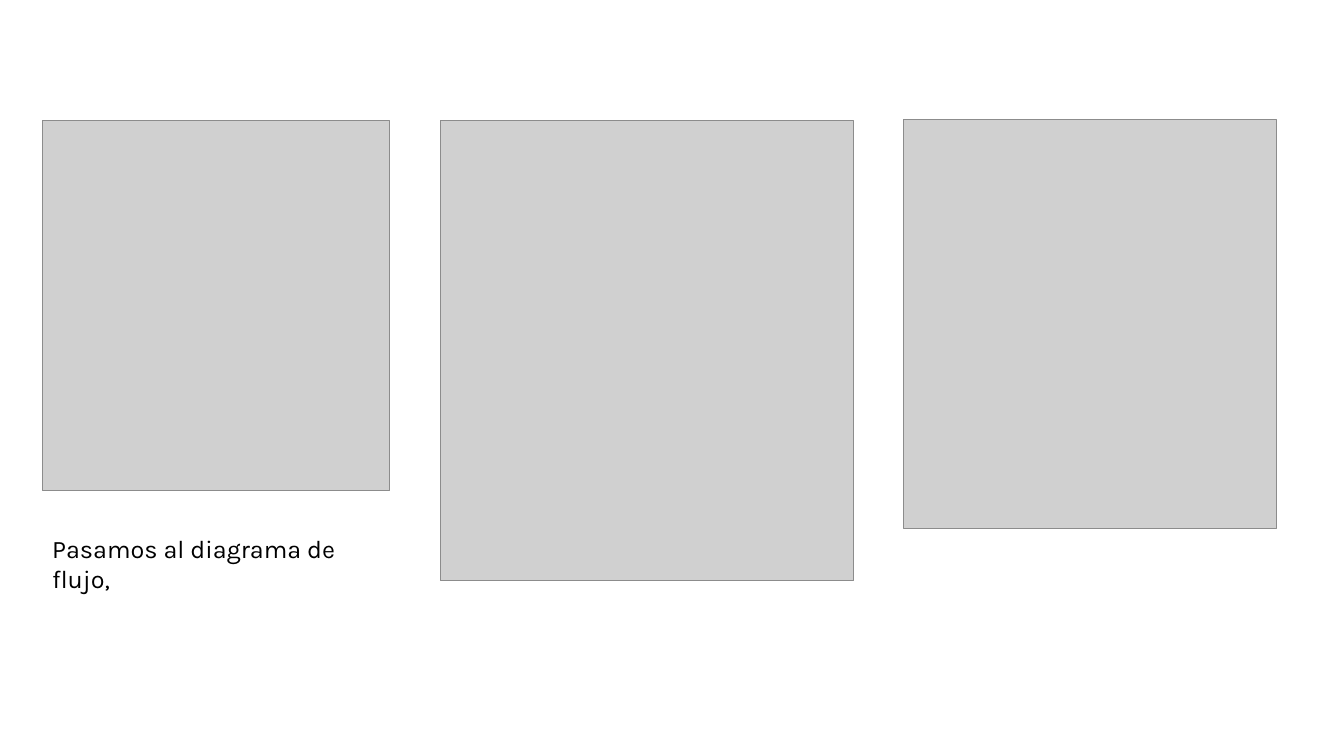
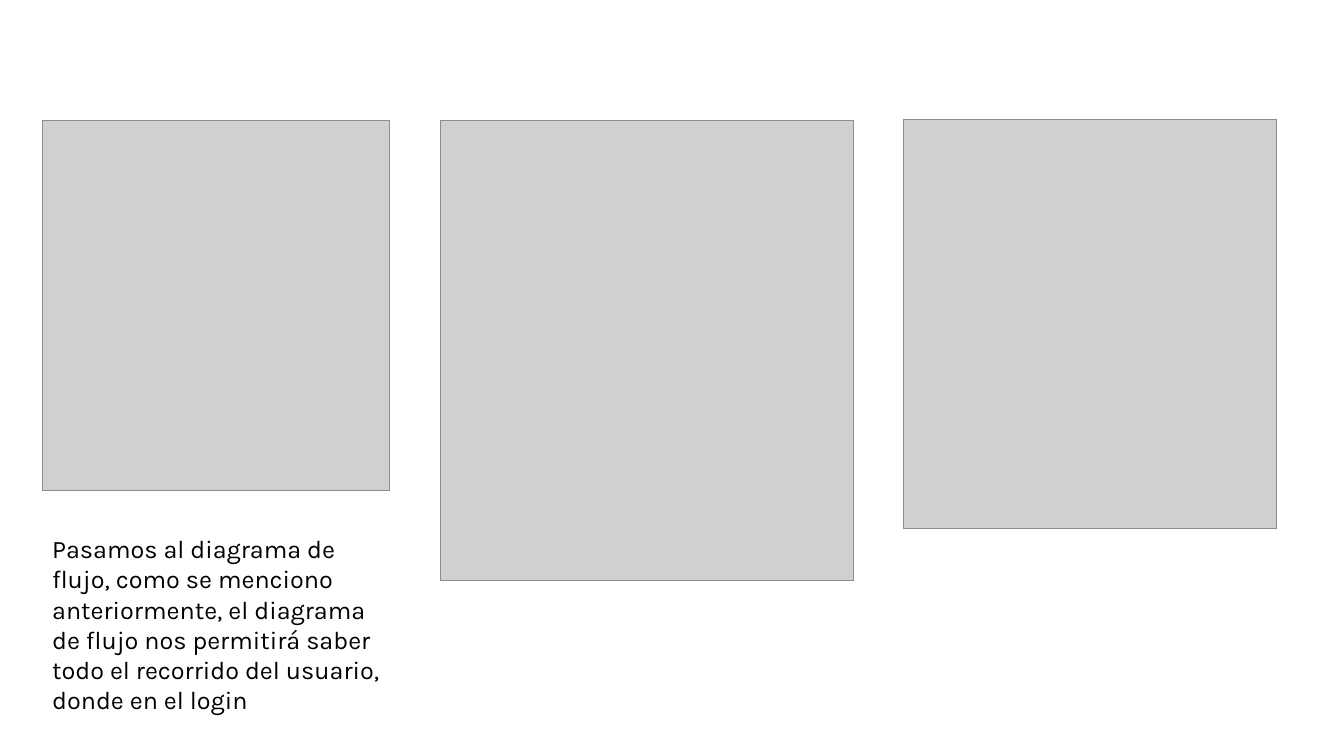
Before and after one commit to Guess2007/FUNDAMENTOS-DE-PROGRAMACION, a slide deck: slide 9 of Caso de la bodega.pptx. Drawn at 1344x756 pixels with LibreOffice and Linux fonts; fonts in the diff are those of the drawing; grey boxes stand for pictures. Boxes give left, top, right and bottom in pixels: in the first picture for what was removed or moved away, otherwise in the second. Text is boxed around its words. In the diff, an @@ line names an element or a change of style, - is before the commit and + after.

```diff
--- a/Caso de la bodega.pptx
+++ b/Caso de la bodega.pptx
@@ text at [52, 540, 379, 716]: text changed @@
-Pasamos al diagrama de flujo,
+Pasamos al diagrama de flujo, como se menciono anteriormente, el diagrama de flujo nos permitirá saber todo el recorrido del usuario, donde en el login
```
Also in this commit, not shown: 3 other slides changed, 2 other files.
